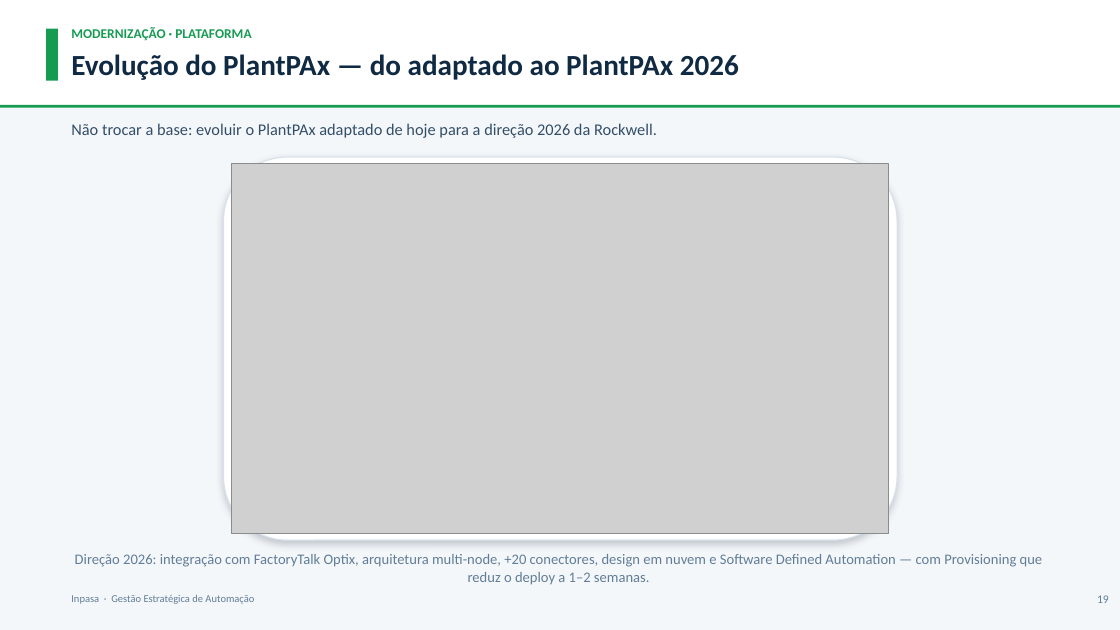
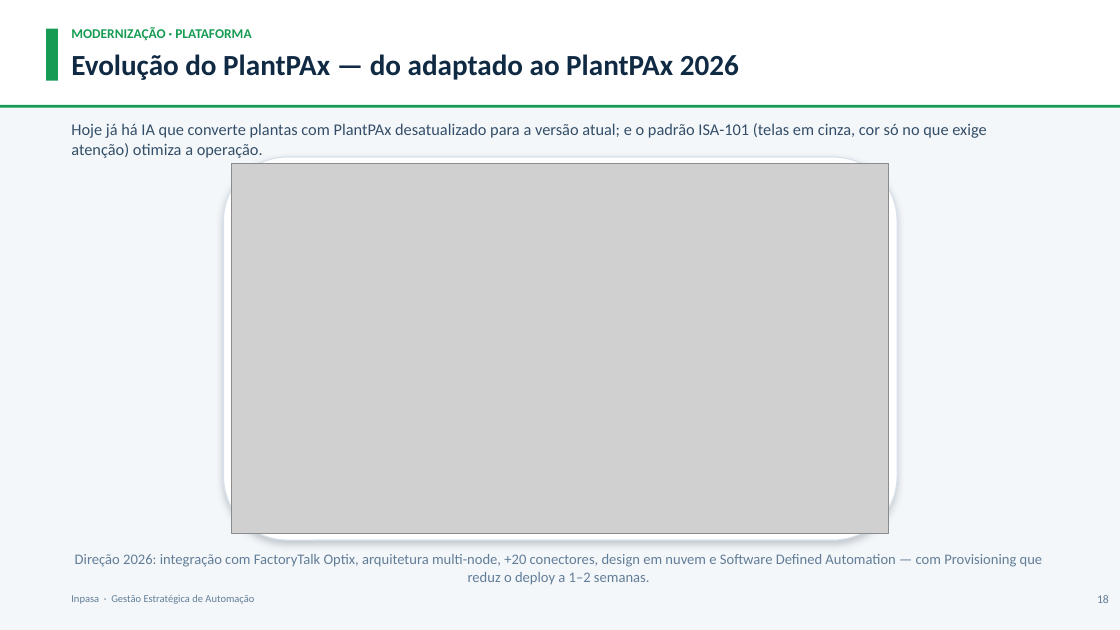
Before and after one commit to ItielGoncalves/ICG2025, a slide deck: slide 18 of 2026.06.28 - MULTI - DataOps na Prática IA a Serviço da Alta Gestão vFINAL.pptx (slide 19 before the commit). Drawn at 1120x630 pixels with LibreOffice and Linux fonts; fonts in the diff are those of the drawing; grey boxes stand for pictures. Boxes give left, top, right and bottom in pixels: in the first picture for what was removed or moved away, otherwise in the second. Text is boxed around its words. In the diff, an @@ line names an element or a change of style, - is before the commit and + after.

```diff
--- a/2026.06.28 - MULTI - DataOps na Prática IA a Serviço da Alta Gestão vFINAL.pptx
+++ b/2026.06.28 - MULTI - DataOps na Prática IA a Serviço da Alta Gestão vFINAL.pptx
@@ text at (71, 123, 986, 158): text changed @@
-Não trocar a base: evoluir o PlantPAx adaptado de hoje para a direção 2026 da Rockwell.
+Hoje já há IA que converte plantas com PlantPAx desatualizado para a versão atual; e o padrão ISA-101 (telas em cinza, cor só no que exige atenção) otimiza a operação.
@@ text at (1097, 595, 1109, 603): text changed @@
-19
+18
```
Also in this commit, not shown: 9 other slides changed, 1 slide removed, 3 other files.
